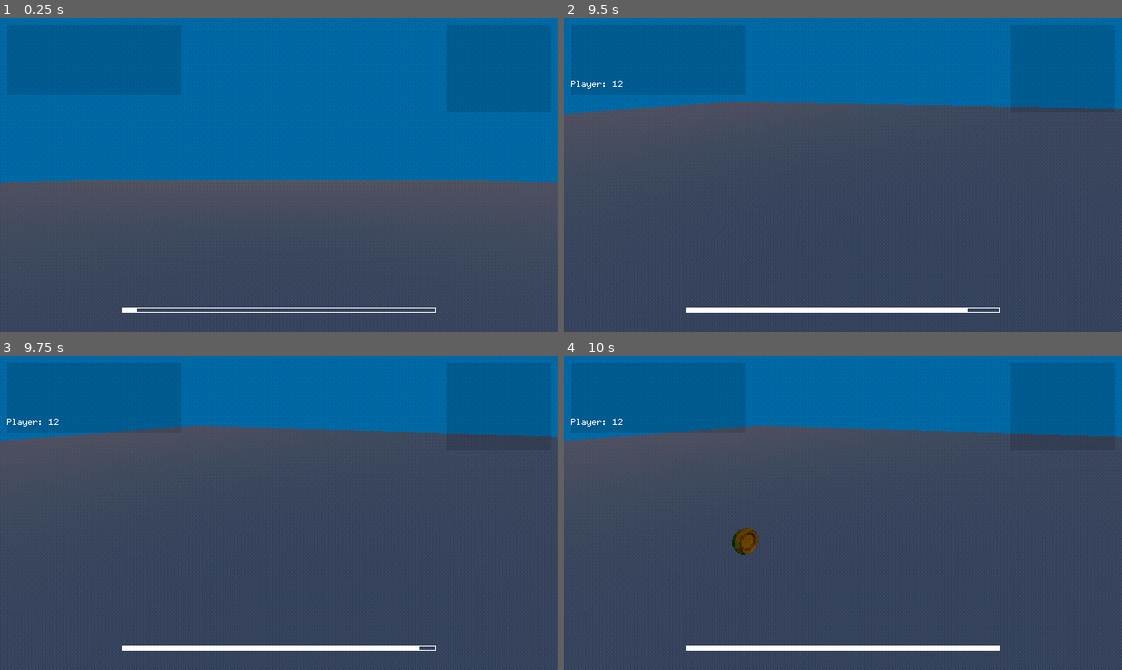
Above: before the commit, frames 1-4 (two rows, left to right).
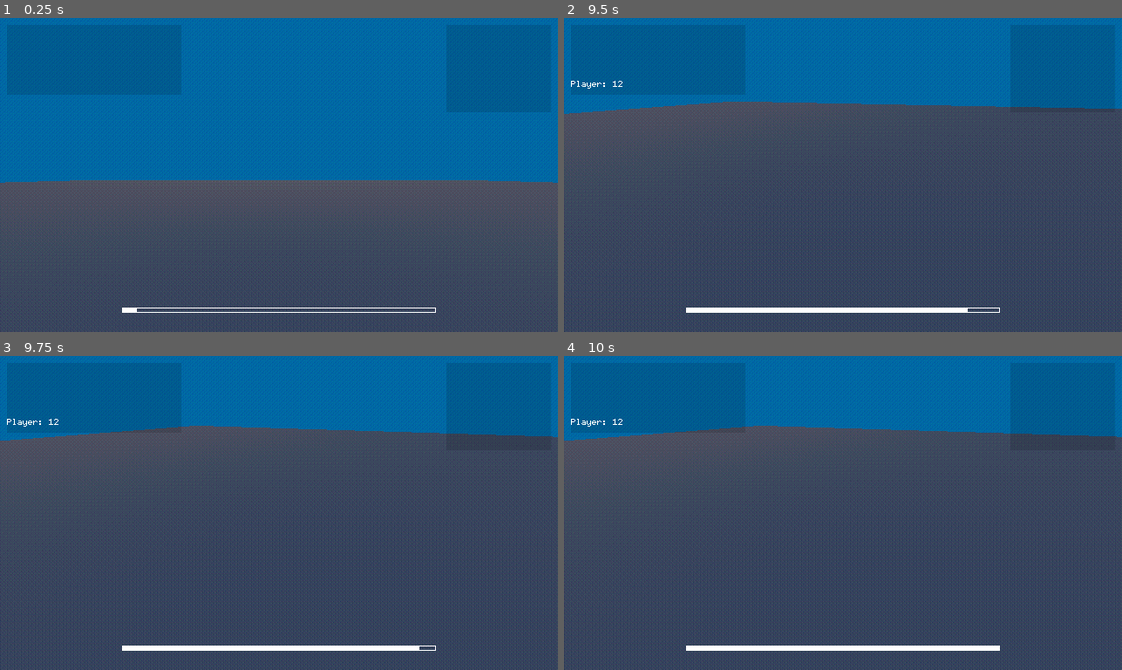
Above: after the commit, the same moments.

Repository: detectivedirk/afk-the-game
Game: Godot game, scene res://scenes/main.tscn
Same seed, same stepped clock (60 frames per second), same inputs: the game is played once before the commit and once after it. This scene is started directly instead of the project's main scene. Sound files missing from this copy of the repository are replaced by a short silence.
Inputs (mouse positions are in pixels of both pictures, inside the frame that each line leads up to):
- Up to frame 1 (0.25 s): no input
- Up to frame 2 (9.5 s): click (630, 99) at 0.52 s; type "12" at 0.6 s; tap Enter at 1.25, 2.75, 4.25 s; move the mouse to (870, 175) at 1.27 s; hold W (forward) 1.28-6.53 s; tap T (chat) at 1.35, 4.35, 7.35 s; tap Space (jump) at 1.52, 2, 2.27, 3.5, 3.77, 4.52, 5, 5.27, 6.77, 7.52, 8.27 s; move the mouse to (815, 175) at 2.02 s; tap Mouse wheel down (wheel_down) at 2.1, 5.1, 8.1 s; move the mouse to (854, 168) at 2.77 s; tap Mouse wheel up (wheel_up) at 2.85, 5.85, 8.85 s; move the mouse to (837, 181) at 3.52 s; tap M at 3.6, 6.6 s; move the mouse to (887, 178) at 4.27 s; move the mouse to (798, 171) at 5.02 s; move the mouse to (848, 175) at 5.77 s; move the mouse to (820, 168) at 6.52 s; hold D (right) 6.53-7.28 s; move the mouse to (870, 175) at 7.27 s; hold W (forward) from 7.28 s (still down); move the mouse to (815, 175) at 8.02 s; move the mouse to (854, 168) at 8.77 s
- Up to frame 3 (9.75 s): move the mouse to (273, 519) at 9.52 s; release W (forward) at 9.53 s; hold A (left) from 9.53 s (still down); tap M at 9.6 s
- Up to frame 4 (10 s): keep holding A (left); tap Space (jump) at 9.77 s

Frames 1-3 are identical in both runs. In frame 4, 0.3% of the frame differs, in the area x 30-35%, y 54-64%.
Error in both runs: Invalid assignment of property or key 'can_move' with value of type 'bool' on a base object of type 'Nil'. (res://scripts/chat.gd:24)

Commit message:
fixed multiplayer leaderboard

Diff:
--- a/scripts/globals.gd
+++ b/scripts/globals.gd
@@ -43,7 +43,7 @@
 	player_connected.connect(_add_player)
 	player_disconnected.connect(_remove_player)
 
-	data_updated.connect(_Update_data)
+	data_updated.connect(_update_data)
 
 func host_server(new_player_info):
 	player_info = new_player_info
@@ -63,8 +63,12 @@
 	players[1] = new_player_info
 	player_connected.emit.call_deferred(1, player_info)
 
-func _Update_data(id, info):
+func _update_data(id, info):
 	players[id] = info
+
+@rpc ("any_peer", "call_local")
+func _global_update(id, info):
+	data_updated.emit(id, info)
 
 func join_server(new_player_info, address = ""):
 	player_info = new_player_info
--- a/scripts/main.gd
+++ b/scripts/main.gd
@@ -11,7 +11,7 @@
 var coin_spawn_interval = 10
 
 func _ready():
-	spawn_coin.rpc()
+	#spawn_coin.rpc()
 	afk_timer.timeout.connect(afk_next)
 
 func _process(_delta: float) -> void:
@@ -26,9 +26,9 @@
 	var info = Globals.players[id]
 
 	info["exp"] += 1
-	Globals.data_updated.emit(id, info)
+	Globals._global_update.rpc(id, info)
 
-	Globals.player.celebration()
+	Globals.player.celebration.rpc()
 
 @rpc("any_peer", "call_local")
 func spawn_coin():
--- a/scripts/player.gd
+++ b/scripts/player.gd
@@ -169,8 +169,9 @@
 	await get_tree().create_timer(2).timeout
 	particle.queue_free()
 
+@rpc ("any_peer", "call_local")
 func celebration():
-	sfxplayer.play_sound_multiplayer.rpc("firework")
+	sfxplayer.play_sound_multiplayer("firework")
 	for i in range(3):
 		sfxplayer.play_sound_multiplayer("bonus2")
 		launch_firework()
